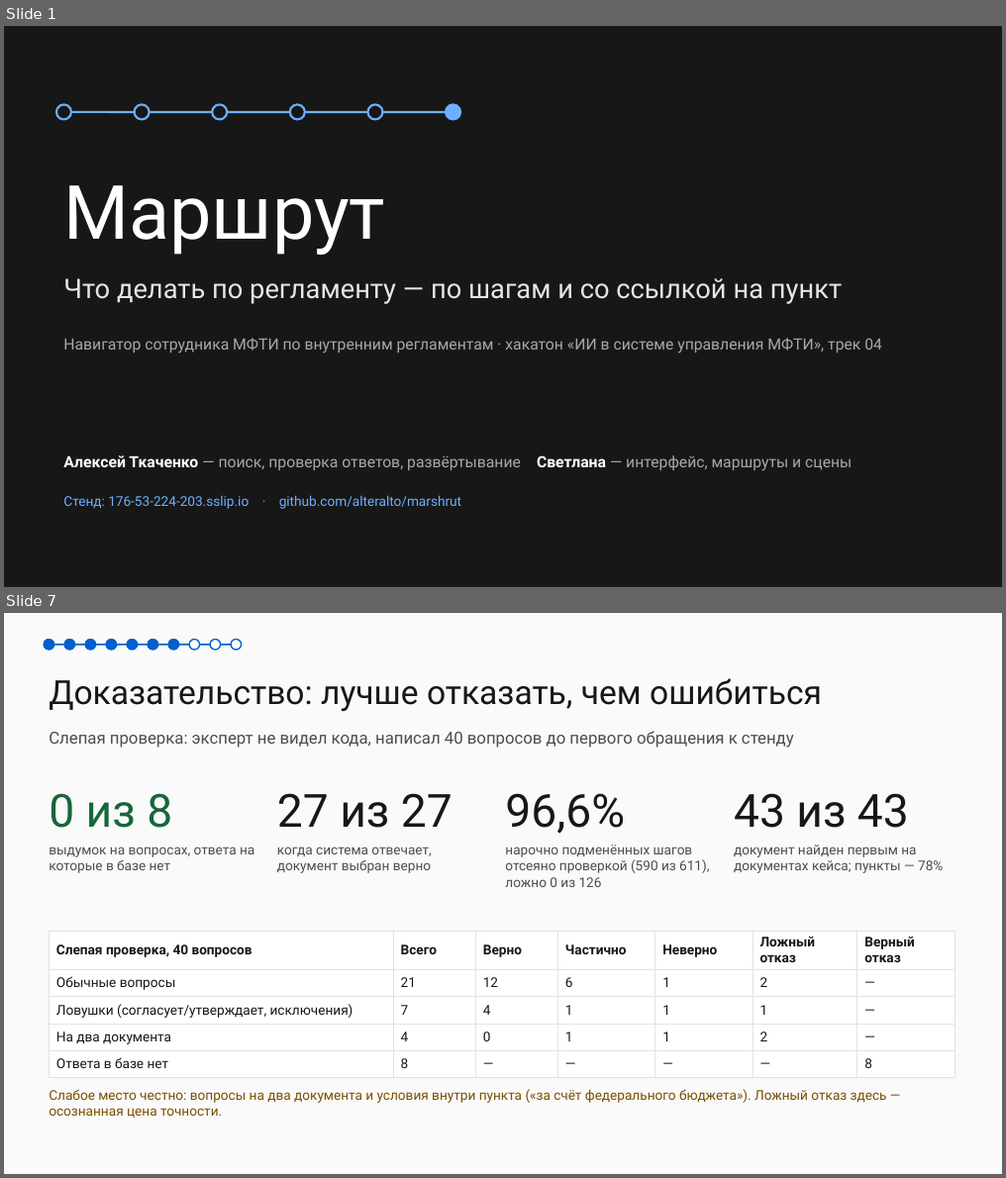
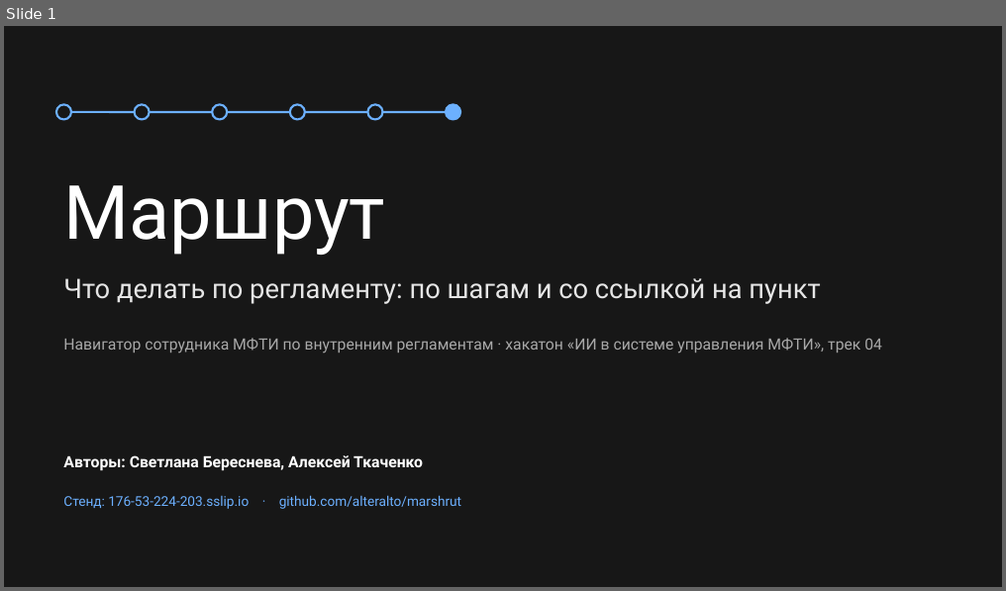
Before and after one commit to alteralto/marshrut, a slide deck: docs/pitch/Маршрут-презентация.pptx. Shown one above the other, each under a label of ours: slides 1 and 7 before the commit, slide 1 after it; the slides between them are not shown. The pictures are 1006x1178 and 1006x591 pixels, drawn with LibreOffice and Linux fonts; fonts in the diff are those of the drawing. Boxes give left, top, right and bottom in pixels: in the first picture for what was removed or moved away, otherwise in the second. Text is boxed around its words. In the diff, an @@ line names an element or a change of style, - is before the commit and + after.

```diff
--- a/docs/pitch/Маршрут-презентация.pptx
+++ b/docs/pitch/Маршрут-презентация.pptx
@@ slide 7 removed at [4, 613, 1002, 1174], background #FAFAFA @@
@@ ellipse removed at [44, 639, 54, 650] @@
@@ ellipse removed at [64, 639, 75, 650] @@
@@ ellipse removed at [85, 639, 96, 650] @@
@@ ellipse removed at [106, 639, 116, 650] @@
@@ ellipse removed at [127, 639, 138, 650] @@
@@ ellipse removed at [148, 639, 158, 650] @@
@@ ellipse removed at [168, 639, 179, 650] @@
@@ ellipse removed at [189, 639, 199, 650] @@
@@ ellipse removed at [210, 639, 221, 650] @@
@@ ellipse removed at [231, 639, 242, 650] @@
@@ line removed from (49, 645) to (236, 645) @@
@@ text removed at [49, 678, 822, 711] @@
-Доказательство: лучше отказать, чем ошибиться
@@ text removed at [49, 731, 794, 748] @@
-Слепая проверка: эксперт не видел кода, написал 40 вопросов до первого обращения к стенду
@@ text removed at [49, 793, 172, 828] @@
-0 из 8
@@ text removed at [277, 793, 452, 828] @@
-27 из 27
@@ text removed at [505, 793, 625, 834] @@
-96,6%
@@ text removed at [734, 793, 909, 828] @@
-43 из 43
@@ text removed at [49, 847, 254, 873] @@
-выдумок на вопросах, ответа на которые в базе нет
@@ text removed at [277, 847, 431, 873] @@
-когда система отвечает, документ выбран верно
@@ text removed at [505, 845, 709, 887] @@
-нарочно подменённых шагов отсеяно проверкой (590 из 611), ложно 0 из 126
@@ text removed at [734, 845, 943, 873] @@
-документ найден первым на документах кейса; пункты — 78%
@@ table removed at [49, 931, 954, 1072], 5 rows, 7 columns @@
-Слепая проверка, 40 вопросов | Всего | Верно | Частично | Неверно | Ложный отказ | Верный отказ
-Обычные вопросы | 21 | 12 | 6 | 1 | 2 | —
-Ловушки (согласует/утверждает, исключения) | 7 | 4 | 1 | 1 | 1 | —
-На два документа | 4 | 0 | 1 | 1 | 2 | —
-Ответа в базе нет | 8 | — | — | — | — | 8
@@ text removed at [49, 1089, 887, 1118] @@
-Слабое место честно: вопросы на два документа и условия внутри пункта («за счёт федерального бюджета»). Ложный отказ здесь — осознанная цена точности.
@@ slide 1 changed as well @@
@@ text at [63, 278, 820, 304]: text changed @@
-Что делать по регламенту — по шагам и со ссылкой на пункт
+Что делать по регламенту: по шагам и со ссылкой на пункт
@@ text at [63, 456, 423, 472]: text changed; text colour #A8A8A8 to #FFFFFF; bold on @@
-Алексей Ткаченко — поиск, проверка ответов, развёртывание Светлана — интерфейс, маршруты и сцены
+Авторы: Светлана Береснева, Алексей Ткаченко
```
Also in this commit, not shown: 5 other slides changed, 5 slides added, 3 other slides removed, 14 other files.
